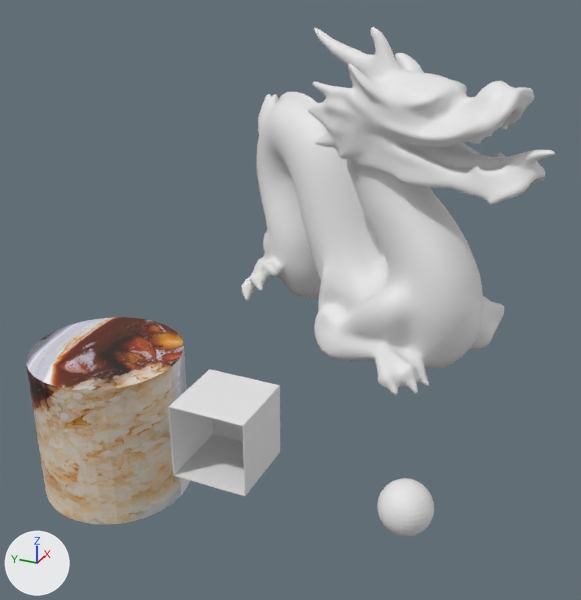
The FBX model Engine/scenes/scene.fbx, before and after one commit.
Rendered twice from a camera (50 mm lens) standing at (-149.0, -84.6, 123.7) and looking at (46.4, 3.3, 26.0). The axes (+X, +Y, +Z) are drawn at lower left. The lights are the same throughout. Where no turn or scale is listed for an object, it has been applied to the vertices.
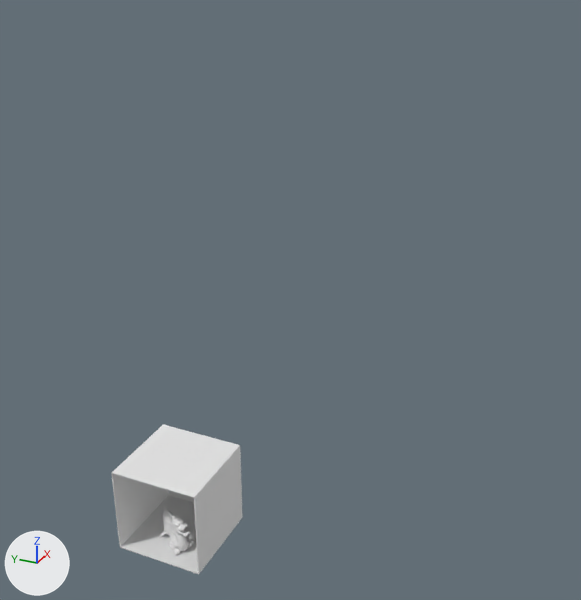
ob_sketchfab_model is not drawn itself; it is the parent of ob_collada_visual_scene_group.

Location of each change, [x1, y1, x2, y2] in pixels of the pictures (581 x 600 px):
'defaultMaterial', moved, rescaled (89% narrower, 86% shorter): before [241, 27, 555, 396]; after [161, 503, 194, 555]
'Cylinder', deleted: before [26, 317, 190, 525]
'Cube.005', moved, rescaled (16% wider, 28% taller): before [169, 369, 279, 426]; after [112, 425, 240, 498]
'Cube.004', moved, rescaled (28% wider, 16% taller): before [242, 386, 280, 496]; after [194, 446, 243, 574]
'Cube', moved, rescaled (10% wider, 27% taller): before [174, 434, 245, 496]; after [120, 495, 198, 574]
'Cube.003', moved, rescaled: before [168, 389, 213, 475]; after [111, 432, 169, 547]
'Sphere', deleted: before [377, 478, 434, 537]
'Cube.001', moved, rescaled: before [212, 385, 280, 442]; after [168, 490, 194, 502]

What the commit changed:
Object 'Cube.004' (ob_cube_004) moves from (0.0, -10.0, 10.0) to (-22.7, -10.3, 5.9).
Object 'Cube.004' (ob_cube_004) is rescaled from (10.0, 10.0, 0.1) to (10.4, 10.4, 0.104).
Object 'Cube.005' (ob_cube_005) moves from (0.0, 0.0, 20.0) to (-22.7, 0.0, 16.2).
Object 'Cube.005' (ob_cube_005) is rescaled from (10.0, 10.0, 0.1) to (10.4, 10.4, 0.104).
Object 'defaultMaterial' (ob_defaultmaterial) moves from (96.25, 0.0, 0.0) to (96.25, 0.0, -28.92).
Object 'defaultMaterial' (ob_defaultmaterial) is rescaled from (1.0, 1.0, 1.0) to (0.645, 0.645, 0.645).
Object 'Cube.003' (ob_cube_003) moves from (0.0, 10.0, 10.0) to (-22.7, 10.4, 5.9).
Object 'Cube.003' (ob_cube_003) is rescaled from (10.0, 10.0, 0.1) to (10.4, 10.4, 0.104).
Object 'Sphere' (ob_sphere) is deleted.
Object 'Cube' (ob_cube) moves from (0.0, 0.0, 0.0) to (-22.7, 0.0, -4.5).
Object 'Cube' (ob_cube) is rescaled from (10.0, 10.0, 0.1) to (10.4, 10.4, 0.104).
Object 'Cylinder' (ob_cylinder) is deleted.
Object 'Sketchfab_model' (ob_sketchfab_model) moves from (0.0, 0.0, 0.0) to (-39.39, -0.131, -0.37).
Object 'Sketchfab_model' (ob_sketchfab_model) is rescaled from (1.0, 1.0, 1.0) to (0.143, 0.143, 0.143).
Object 'Cube.001' (ob_cube_001) moves from (10.0, 0.0, 10.0) to (-12.3, 0.0, 5.9).
Object 'Cube.001' (ob_cube_001) is rescaled from (10.0, 10.0, 0.1) to (10.4, 10.4, 0.104).
